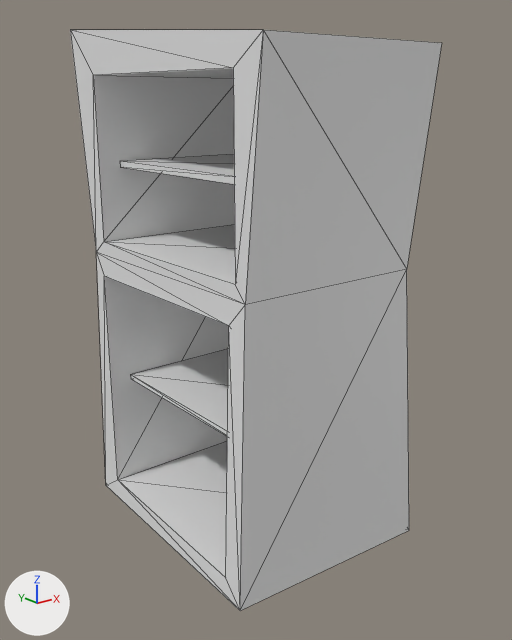
Before and after pictures for a commit that changed the FBX model 3dsMax/Export/fridge.FBX.
One viewpoint serves both versions: a 50 mm camera at (-1.45, -1.96, 1.55) aimed at (0.07, -0.05, 0.79). Arrows for +X, +Y and +Z are at lower left; the lights stay in place. Mesh edges are drawn as thin lines. Where no turn or scale is listed for an object, it has been applied to the vertices.
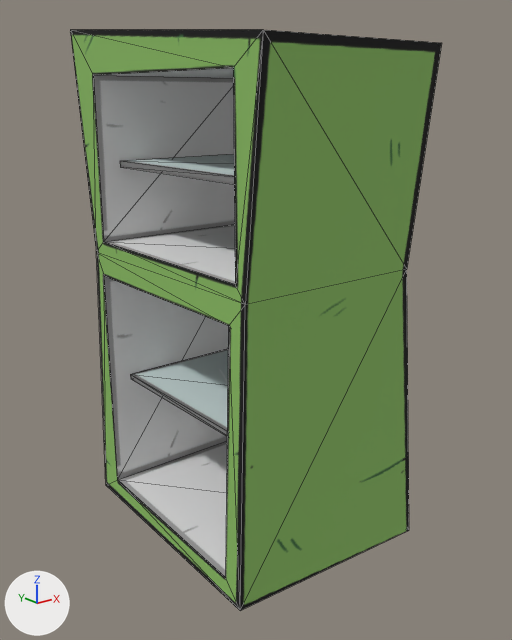
Commit message: re-commiting fridge.

Changed parts and their boxes [x1, y1, x2, y2] in the pictures (512 x 640 px):
```json
{"object": "Box001", "change": "recoloured", "before": [70, 30, 442, 611], "after": [70, 30, 442, 611], "on screen": "grey to green"}
```

The change, as JSON lines over the scene's bpy script:
```json
{"op": "add", "block": "img_fridge_png", "code": ["img_fridge_png = load_image('fridge.png', '../Textures/fridge.png', 1024, 1024, 'sRGB')"]}
{"op": "add", "block": "mat_material__2", "code": ["mat_material__2 = principled_material('Material #2')", "mat_material__2.texture = img_fridge_png", "mat_material__2.roughness = 0.859"]}
{"block": "me_mesh", "where": "me_mesh.from_pydata(...)  # 44 vertices, 68 faces; spans x -0.32..0.44, y -0.54..0.54, z 0.0..1.78"}
{"op": "add", "block": "me_mesh", "code": "me_mesh.materials.append(mat_material__2)  # picture img_fridge_png"}
```
